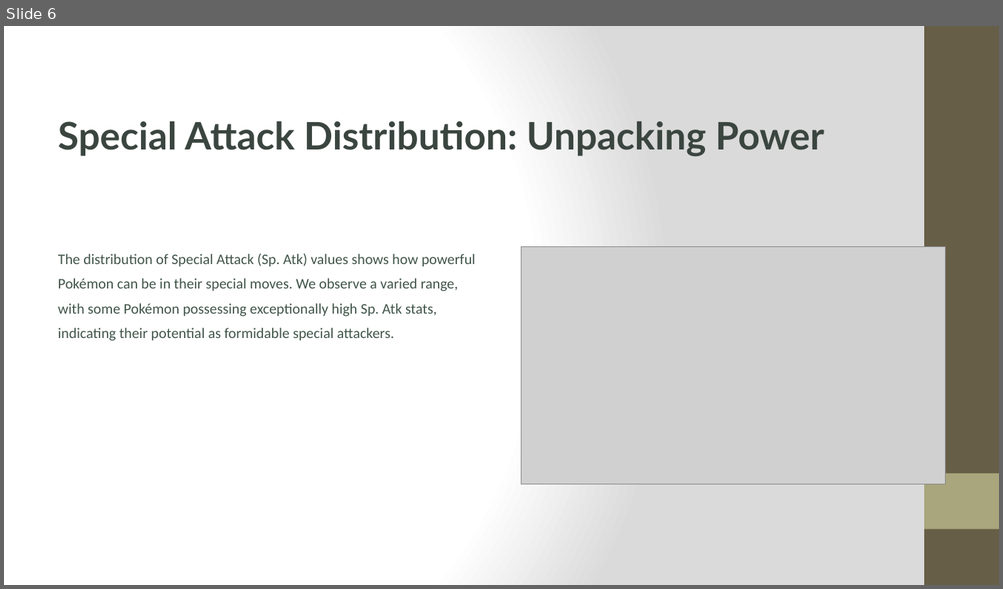
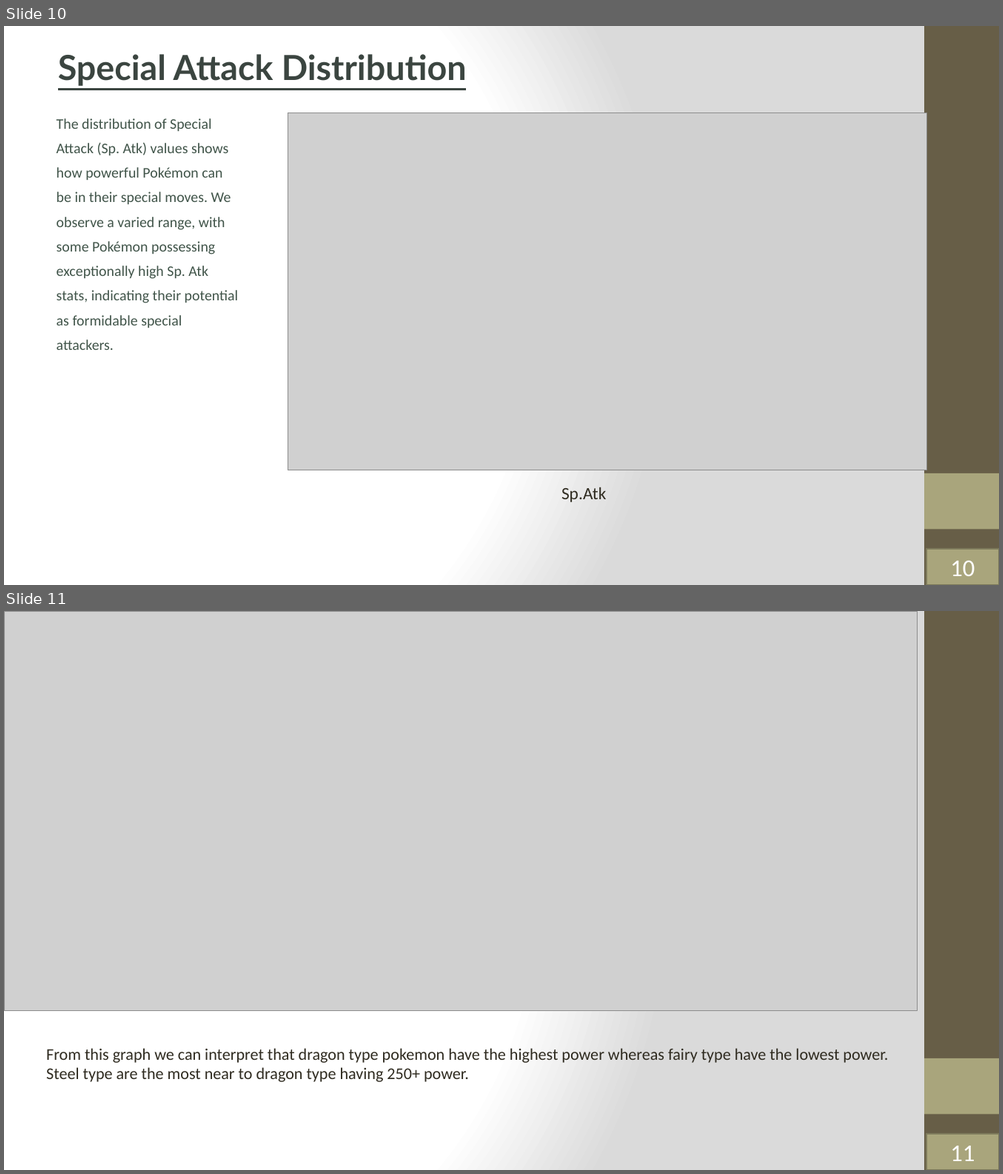
Before and after one commit to Sauri25/AI-PROJECTS, a slide deck: Project 2/P-okemon-EDA.pptx. Shown one above the other, each under a label of ours: slide 6 before the commit, slides 10 and 11 after it. The pictures are 1003x589 and 1003x1174 pixels, drawn with LibreOffice and Linux fonts; fonts in the diff are those of the drawing; grey boxes stand for pictures. Boxes give left, top, right and bottom in pixels: in the first picture for what was removed or moved away, otherwise in the second. Text is boxed around its words. In the diff, an @@ line names an element or a change of style, - is before the commit and + after.

```diff
--- a/Project 2/P-okemon-EDA.pptx
+++ b/Project 2/P-okemon-EDA.pptx
@@ slide 11 added at (x1=4, y1=611, x2=999, y2=1170), background gradient #FFFFFF to #DADADA; not listed: 2 template elements that a slide beside it also shows @@
@@ picture added at (x1=4, y1=611, x2=916, y2=1011) @@
@@ text added at (x1=46, y1=1048, x2=888, y2=1082), 19 pt, text #2F2B20 @@
+From this graph we can interpret that dragon type pokemon have the highest power whereas fairy type have the lowest power. Steel type are the most near to dragon type having 250+ power.
@@ rectangle added at (x1=926, y1=1134, x2=999, y2=1170), fill #A9A57C, outline #7D7A5C 2 pt, 28 pt, text #FFFFFF @@
+11
@@ what was slide 6 is now slide 10 @@
@@ slide 10 changed as well @@
@@ text at (x1=58, y1=54, x2=466, y2=86): text changed; size 44 to 40 pt @@
-Special Attack Distribution: Unpacking Power
+Special Attack Distribution
@@ text "The distribution of Special Attack ..." rewrapped from (x1=58, y1=253, x2=475, y2=341) to (x1=57, y1=118, x2=239, y2=350) @@
@@ picture resized from (x1=521, y1=247, x2=945, y2=484) to (x1=287, y1=113, x2=926, y2=471) @@
@@ text added at (x1=561, y1=487, x2=606, y2=503), 20 pt, text #2F2B20 @@
+Sp.Atk
@@ rectangle added at (x1=926, y1=549, x2=999, y2=585), fill #A9A57C, outline #7D7A5C 2 pt, 28 pt, text #FFFFFF @@
+10
```
Also in this commit, not shown: 3 other slides changed, 13 other slides added, 6 slides removed, 4 other files.
